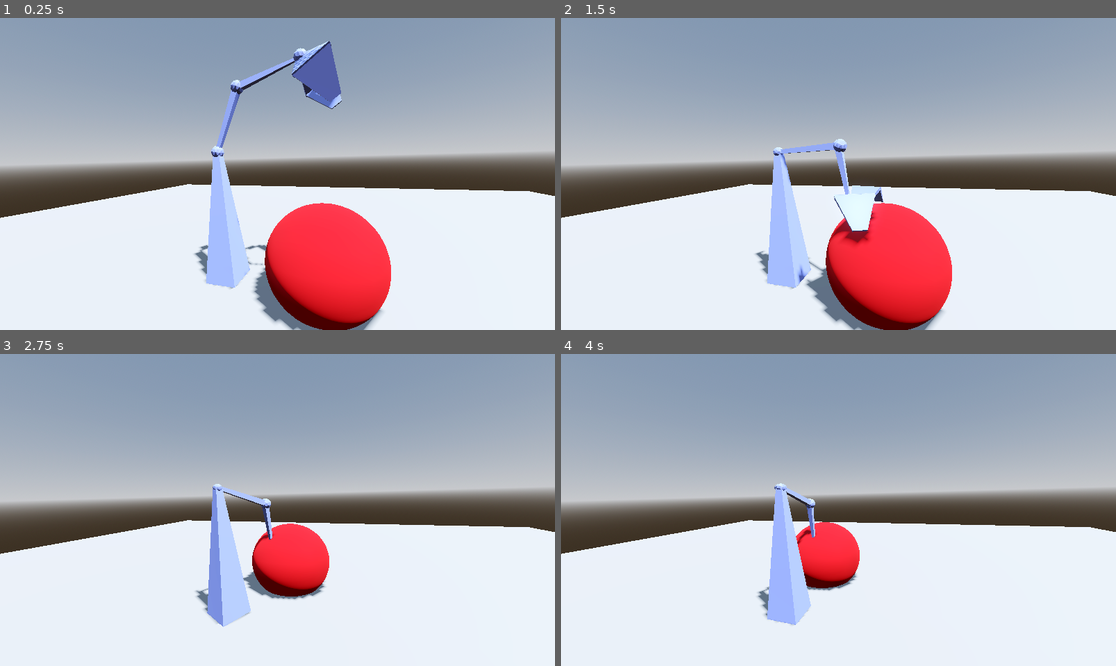
Above: before the commit, frames 1-4 (two rows, left to right).
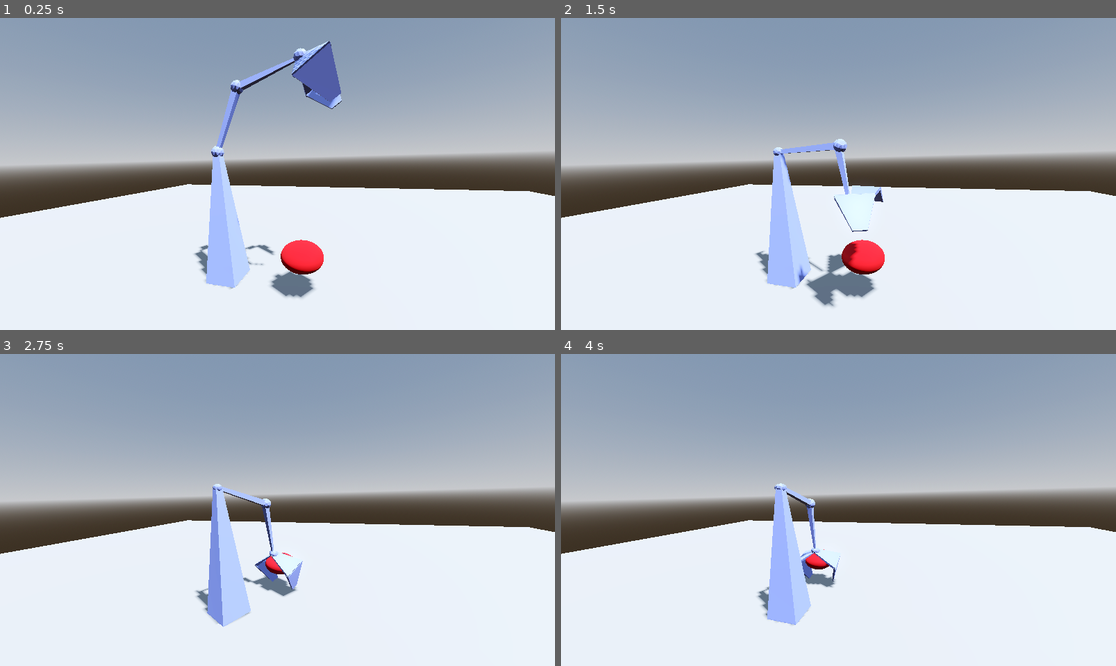
Above: after the commit, the same moments.

Repository: borismassesa/Comp-360-Assignment-4
Game: Godot game, scene res://main.tscn
Same seed, same stepped clock (60 frames per second), same inputs: the game is played once before the commit and once after it.
Inputs:
- Up to frame 1 (0.25 s): no input
- Up to frame 2 (1.5 s): no input
- Up to frame 3 (2.75 s): no input
- Up to frame 4 (4 s): no input

The runs differ from the first frame. In frame 1, 7.5% of the frame differs, in the area x 44-71%, y 59-100%; in frame 2, 7.2%; in frame 3, 2.8%; in frame 4, 1.9%.

Commit message:
Reduced the size of the sphere

Diff:
--- a/main.tscn
+++ b/main.tscn
@@ -19,14 +19,14 @@
 size = Vector3(0.4, 0.8, 0.4)
 
 [sub_resource type="SphereMesh" id="SphereMesh_1os2g"]
-radius = 0.8
-height = 1.5
+radius = 0.3
+height = 0.4
 
 [sub_resource type="StandardMaterial3D" id="StandardMaterial3D_r8vyi"]
 albedo_color = Color(0.744191, 0.0278696, 0.0850412, 1)
 
 [sub_resource type="SphereShape3D" id="SphereShape3D_o5i8t"]
-radius = 0.8
+radius = 0.2
 
 [sub_resource type="BoxMesh" id="BoxMesh_ymbo6"]
 size = Vector3(20, 0.2, 20)
@@ -60,7 +60,6 @@
 [node name="PhysicsSystem" type="Node3D" parent="."]
 
 [node name="Ball" type="RigidBody3D" parent="PhysicsSystem"]
-transform = Transform3D(1, 0, 0, 0, 1, 0, 0, 0, 1, 0, 1.8, 1.8)
 collision_layer = 2
 collision_mask = 2
 
--- a/play.gd
+++ b/play.gd
@@ -23,11 +23,11 @@
 	var forward_direction = -self.global_transform.basis.z.normalized()
 
 	# Position the ball in front of the arm along the forward direction
-	ball.global_position = self.global_transform.origin + forward_direction * 2 + Vector3(0, 0.5, 0)
+	ball.global_position = self.global_transform.origin + forward_direction * 1.2 + Vector3(0, 0.5, 0)
 	print("Ball repositioned to: ", ball.global_position)
 
 	# Position the grabbing area in front of the arm along the forward direction
-	grab_area.global_position = self.global_transform.origin + forward_direction * 1.5 + Vector3(0, 0.5, 0)
+	grab_area.global_position = self.global_transform.origin + forward_direction * 1.2 + Vector3(0, 0.5, 0)
 	print("GrabArea repositioned to: ", grab_area.global_position)
 
 	# Store initial positions
